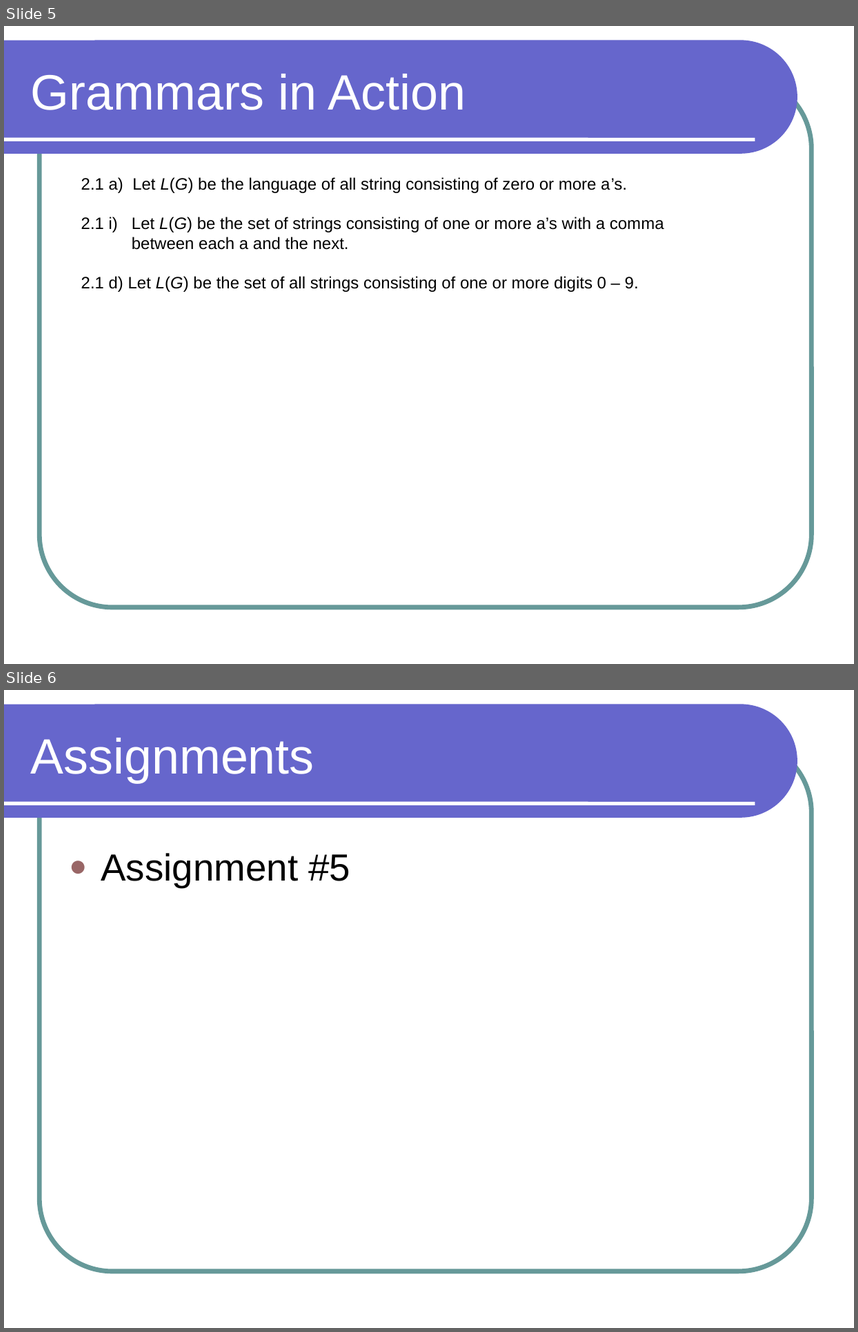
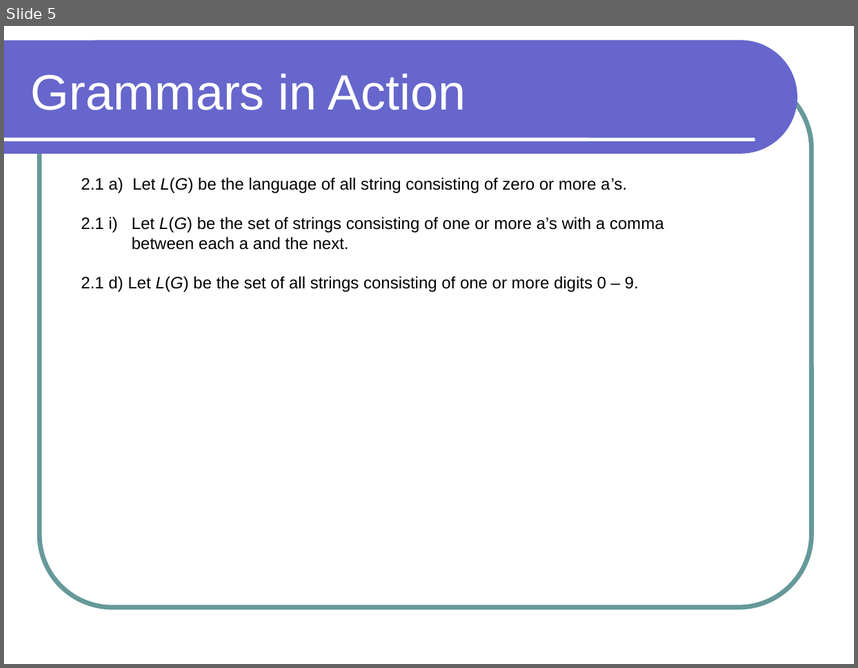
Before and after one commit to lutzhamel/CSC301, a slide deck: notes/csc301-ln010.ppt. Shown one above the other, each under a label of ours: slides 5 and 6 before the commit, slide 5 after it. The pictures are 858x1332 and 858x668 pixels, drawn with LibreOffice and Linux fonts; fonts in the diff are those of the drawing. Boxes give left, top, right and bottom in pixels: in the first picture for what was removed or moved away, otherwise in the second. Text is boxed around its words. In the diff, an @@ line names an element or a change of style, - is before the commit and + after.

```diff
--- a/notes/csc301-ln010.ppt
+++ b/notes/csc301-ln010.ppt
@@ slide 6 removed at [4, 690, 854, 1328], background #FFFFFF; not listed: 3 template elements that a slide beside it also shows @@
@@ title removed at [31, 738, 314, 782] @@
-Assignments
@@ text removed at [101, 853, 351, 887] @@
-● Assignment #5
```
Also in this commit, not shown: 2 slides changed, 5 other files.
